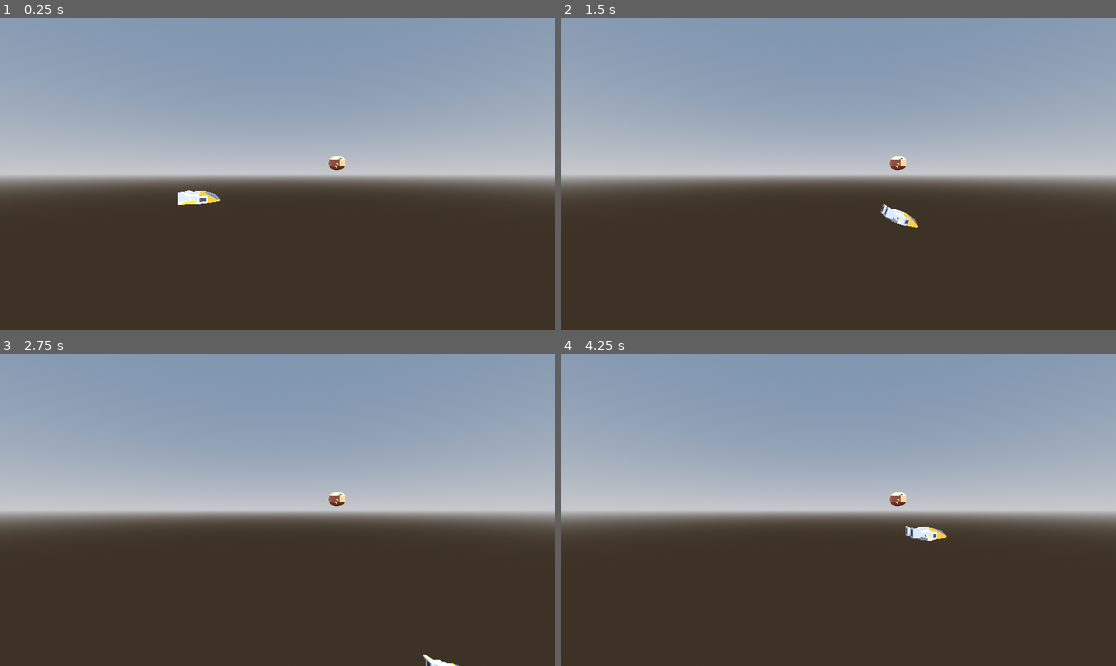
Above: before the commit, frames 1-4 (two rows, left to right).
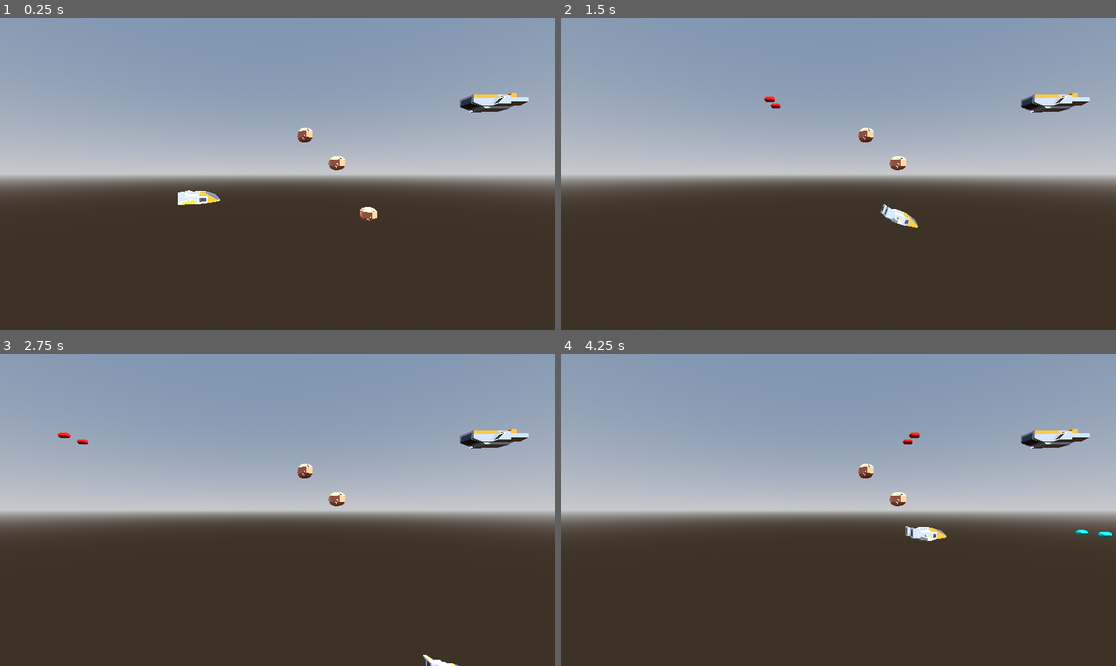
Above: after the commit, the same moments.

Repository: thomz2/smd-space-shooter
Game: Godot game, scene res://scenes/map/test_map.tscn
Same seed, same stepped clock (60 frames per second), same inputs: the game is played once before the commit and once after it. The project has no main scene, so this scene is started directly.
Inputs:
- Up to frame 1 (0.25 s): no input
- Up to frame 2 (1.5 s): tap Enter (ui_accept) at 0.5, 0.6, 0.77, 1.07, 1.35 s; hold Right (ui_right) 0.53-1.28 s; hold Down (ui_down) from 1.28 s (still down)
- Up to frame 3 (2.75 s): tap Enter (ui_accept) at 1.52, 1.82, 2.1 s; release Down (ui_down) at 2.03 s; hold Right (ui_right) from 2.03 s (still down)
- Up to frame 4 (4.25 s): release Right (ui_right) at 2.78 s; hold Up (ui_up) 2.78-3.53 s; tap Enter (ui_accept) at 2.85, 3.02, 3.32, 3.6, 3.77, 4.07 s; hold Left (ui_left) from 3.53 s (still down)

The runs differ from the first frame. In frame 1, 0.8% of the frame differs, in the area x 53-96%, y 24-66%; in frame 2, 0.7%; in frame 3, 0.7%; in frame 4, 0.8%, in the area x 53-100%, y 24-59%.

Commit message:
player and enemy bullets

Diff:
--- /dev/null
+++ b/scenes/enemies/enemy_ship.gd
@@ -0,0 +1,19 @@
+extends CombatCharacter3D
+
+
+
+@export var packed_bullet : PackedScene = preload("res://scenes/enemies/enemy_ship_bullet.tscn")
+
+
+
+func _ready() -> void:
+	pass
+	#super()
+	$ShootTimer.timeout.connect(self.shoot)
+
+
+func shoot():
+	var bullet : Bullet3D = packed_bullet.instantiate()
+	get_tree().current_scene.add_child(bullet)
+	bullet.global_position = self.global_position
+	bullet.global_rotation = self.global_rotation
--- /dev/null
+++ b/scenes/enemies/enemy_ship.tscn
@@ -0,0 +1,24 @@
+[gd_scene load_steps=4 format=3 uid="uid://bkudow7s0253u"]
+
+[ext_resource type="Script" path="res://scenes/enemies/enemy_ship.gd" id="1_edg3i"]
+[ext_resource type="ArrayMesh" uid="uid://b6rydhk2h8610" path="res://assets/kenney_spaceships/craft_cargoA.obj" id="2_tco0o"]
+
+[sub_resource type="BoxShape3D" id="BoxShape3D_p4dqk"]
+size = Vector3(1, 1, 2.55151)
+
+[node name="EnemyShip" type="CharacterBody3D"]
+collision_layer = 4
+collision_mask = 0
+script = ExtResource("1_edg3i")
+
+[node name="CollisionShape3D" type="CollisionShape3D" parent="."]
+transform = Transform3D(1, 0, 0, 0, 1, 0, 0, 0, 1, 0, 0, 0.069458)
+shape = SubResource("BoxShape3D_p4dqk")
+
+[node name="CraftCargoA" type="MeshInstance3D" parent="."]
+transform = Transform3D(-1, 0, -8.74228e-08, 0, 1, 0, 8.74228e-08, 0, -1, 0, -0.399677, 0)
+mesh = ExtResource("2_tco0o")
+
+[node name="ShootTimer" type="Timer" parent="."]
+process_callback = 0
+autostart = true
--- /dev/null
+++ b/scenes/enemies/enemy_ship_bullet.tscn
@@ -0,0 +1,36 @@
+[gd_scene load_steps=6 format=3 uid="uid://dmay2cms0qrdl"]
+
+[ext_resource type="Script" path="res://scripts/combat/bullet_3d.gd" id="1_vtwr2"]
+[ext_resource type="Script" path="res://scripts/combat/hitbox_3d.gd" id="2_6lfbu"]
+
+[sub_resource type="StandardMaterial3D" id="StandardMaterial3D_w2mdf"]
+albedo_color = Color(1, 0, 0, 1)
+
+[sub_resource type="CapsuleMesh" id="CapsuleMesh_c47hh"]
+material = SubResource("StandardMaterial3D_w2mdf")
+
+[sub_resource type="BoxShape3D" id="BoxShape3D_oxvkb"]
+size = Vector3(1.4, 0.4, 0.7)
+
+[node name="EnemyShipBullet" type="CharacterBody3D"]
+script = ExtResource("1_vtwr2")
+initial_speed = 30.0
+
+[node name="MeshInstance3D" type="MeshInstance3D" parent="."]
+transform = Transform3D(0.270507, 0, 0, 0, -1.18242e-08, 0.270507, 0, -0.270507, -1.18242e-08, 0.5, 0, 0)
+mesh = SubResource("CapsuleMesh_c47hh")
+
+[node name="MeshInstance3D2" type="MeshInstance3D" parent="."]
+transform = Transform3D(0.270507, 0, 0, 0, -1.18242e-08, 0.270507, 0, -0.270507, -1.18242e-08, -0.5, 0, 0)
+mesh = SubResource("CapsuleMesh_c47hh")
+
+[node name="Hitbox3D" type="Area3D" parent="."]
+collision_layer = 0
+collision_mask = 2
+monitorable = false
+script = ExtResource("2_6lfbu")
+target_type = 1
+destroy_after_collision = true
+
+[node name="CollisionShape3D" type="CollisionShape3D" parent="Hitbox3D"]
+shape = SubResource("BoxShape3D_oxvkb")
--- a/scenes/map/test_map.tscn
+++ b/scenes/map/test_map.tscn
@@ -1,7 +1,8 @@
-[gd_scene load_steps=6 format=3 uid="uid://b7s3q5f5vttjw"]
+[gd_scene load_steps=7 format=3 uid="uid://b7s3q5f5vttjw"]
 
 [ext_resource type="PackedScene" uid="uid://cvya6ox4fom6q" path="res://scenes/player/player.tscn" id="1_a8d83"]
 [ext_resource type="PackedScene" uid="uid://030jn1smum0a" path="res://scenes/enemies/asteroid.tscn" id="2_meryx"]
+[ext_resource type="PackedScene" uid="uid://bkudow7s0253u" path="res://scenes/enemies/enemy_ship.tscn" id="3_3o3x5"]
 
 [sub_resource type="ProceduralSkyMaterial" id="ProceduralSkyMaterial_knqax"]
 sky_horizon_color = Color(0.64625, 0.65575, 0.67075, 1)
@@ -31,3 +32,15 @@
 
 [node name="Asteroid" parent="." instance=ExtResource("2_meryx")]
 transform = Transform3D(1, 0, 0, 0, 1, 0, 0, 0, 1, 0.0325872, 1.85491, -7.34551)
+
+[node name="Asteroid2" parent="." instance=ExtResource("2_meryx")]
+transform = Transform3D(1, 0, 0, 0, 1, 0, 0, 0, 1, 0.0325872, 3.35366, -5.62803)
+
+[node name="Asteroid3" parent="." instance=ExtResource("2_meryx")]
+transform = Transform3D(1, 0, 0, 0, 1, 0, 0, 0, 1, 0.0325872, -0.905679, -9.04772)
+
+[node name="Asteroid4" parent="." instance=ExtResource("2_meryx")]
+transform = Transform3D(1, 0, 0, 0, 1, 0, 0, 0, 1, 0.0325872, -0.905679, -9.04772)
+
+[node name="EnemyShip" parent="." instance=ExtResource("3_3o3x5")]
+transform = Transform3D(-1, 0, -8.74228e-08, 0, 1, 0, 8.74228e-08, 0, -1, -0.0413089, 5.13603, -15.5821)
--- a/scenes/player/player.gd
+++ b/scenes/player/player.gd
@@ -8,7 +8,21 @@
 ## In spatial units per second squared.
 var accel : float = 50.0
 
+## What bullet to spawn when shoot button is pressed.
+@export var packed_bullet : PackedScene
+#TODO: move this to separate PlayerShooter node
+
+
 @onready var model = $Model
+
+
+
+
+func shoot_bullet() -> void:
+	var bullet : Bullet3D = packed_bullet.instantiate()
+	get_tree().current_scene.add_child(bullet)
+	bullet.global_position = self.global_position
+	bullet.global_rotation = self.global_rotation
 
 
 # called every physics frame
@@ -26,12 +40,15 @@
 	# rotation effect for the model
 	rotation_degrees.x = clamp(velocity.y * 2, -30, 30)
 
+	if Input.is_action_just_pressed("ui_accept"):
+		shoot_bullet()
+
 
 # replace normal behavior with custom animation
 func _kill():
 	# can't collide if dead
-	set.bindv(["collision_layer", 0]).call_deferred()
-	set.bindv(["collision_mask", 0]).call_deferred()
+	set_deferred("collision_layer", 0)
+	set_deferred("collision_mask", 0)
 
 	# death animation
 	var move_tween = create_tween().set_ease(Tween.EASE_IN).set_trans(Tween.TRANS_QUAD)
--- a/scenes/player/player.tscn
+++ b/scenes/player/player.tscn
@@ -1,7 +1,8 @@
-[gd_scene load_steps=4 format=3 uid="uid://cvya6ox4fom6q"]
+[gd_scene load_steps=5 format=3 uid="uid://cvya6ox4fom6q"]
 
 [ext_resource type="Script" path="res://scenes/player/player.gd" id="1_tl27y"]
 [ext_resource type="ArrayMesh" uid="uid://pou5tpidnnbv" path="res://assets/kenney_spaceships/craft_speederC.obj" id="2_bktko"]
+[ext_resource type="PackedScene" uid="uid://cq3pg2mk2yn72" path="res://scenes/player/player_bullet.tscn" id="2_odxub"]
 
 [sub_resource type="BoxShape3D" id="BoxShape3D_gsnyb"]
 size = Vector3(2.15039, 0.561646, 1.62308)
@@ -10,6 +11,7 @@
 collision_layer = 2
 collision_mask = 0
 script = ExtResource("1_tl27y")
+packed_bullet = ExtResource("2_odxub")
 health = 1.0
 
 [node name="Model" type="MeshInstance3D" parent="."]
--- /dev/null
+++ b/scenes/player/player_bullet.tscn
@@ -0,0 +1,35 @@
+[gd_scene load_steps=6 format=3 uid="uid://cq3pg2mk2yn72"]
+
+[ext_resource type="Script" path="res://scripts/combat/bullet_3d.gd" id="1_q1dvw"]
+[ext_resource type="Script" path="res://scripts/combat/hitbox_3d.gd" id="2_62po3"]
+
+[sub_resource type="StandardMaterial3D" id="StandardMaterial3D_xo56r"]
+albedo_color = Color(0, 1, 1, 1)
+
+[sub_resource type="CapsuleMesh" id="CapsuleMesh_8qqqo"]
+material = SubResource("StandardMaterial3D_xo56r")
+
+[sub_resource type="BoxShape3D" id="BoxShape3D_oxvkb"]
+size = Vector3(1.4, 0.4, 0.7)
+
+[node name="PlayerBullet" type="CharacterBody3D" node_paths=PackedStringArray("main_hitbox")]
+script = ExtResource("1_q1dvw")
+main_hitbox = NodePath("Hitbox3D")
+
+[node name="MeshInstance3D" type="MeshInstance3D" parent="."]
+transform = Transform3D(0.270507, 0, 0, 0, -1.18242e-08, 0.270507, 0, -0.270507, -1.18242e-08, 0.5, 0, 0)
+mesh = SubResource("CapsuleMesh_8qqqo")
+
+[node name="MeshInstance3D2" type="MeshInstance3D" parent="."]
+transform = Transform3D(0.270507, 0, 0, 0, -1.18242e-08, 0.270507, 0, -0.270507, -1.18242e-08, -0.5, 0, 0)
+mesh = SubResource("CapsuleMesh_8qqqo")
+
+[node name="Hitbox3D" type="Area3D" parent="."]
+collision_layer = 0
+collision_mask = 4
+monitorable = false
+script = ExtResource("2_62po3")
+destroy_after_collision = true
+
+[node name="CollisionShape3D" type="CollisionShape3D" parent="Hitbox3D"]
+shape = SubResource("BoxShape3D_oxvkb")
--- /dev/null
+++ b/scripts/combat/bullet_3d.gd
@@ -0,0 +1,49 @@
+class_name Bullet3D
+extends CharacterBody3D
+## A bullet that always flies forwards, towards negative Z.
+## It does not use any collisions.
+## To damage targets, add a child Hitbox3D.
+
+
+
+## The speed this bullet has when created (can be changed later)
+@export var initial_speed := 50.0
+var speed : float = 0.0
+
+## After this many seconds, run queue_free() on the bullet. Useful for despawning bullets with time.
+@export var lifespan : float = 10.0
+var lifetime : float = 0.0
+
+## For connecting signals automatically
+@export var main_hitbox : Hitbox3D = null
+
+
+
+
+## Runs when this bullet's hitbox collides with something. Override this if you want to play an animation when this is destroyed.
+func destroy() -> void:
+	queue_free()
+
+## Runs when this bullet's lifetime ends. Override this if you want to play an animation when it fizzles.
+func expire() -> void:
+	queue_free()
+
+
+func _ready() -> void:
+	set_deferred("collision_layer", 0)
+	set_deferred("collision_mask", 0)
+	speed = initial_speed
+	if main_hitbox:
+		main_hitbox.destroyed.connect(self.destroy)
+
+
+func _physics_process(delta: float) -> void:
+	velocity = get_global_forwards() * speed
+	move_and_slide()
+
+	lifetime += delta
+	if lifetime >= lifespan: expire() #don't play animation
+
+
+func get_global_forwards() -> Vector3:
+	return -global_basis.z
--- /dev/null
+++ b/scripts/combat/delete_timer.gd
@@ -0,0 +1,6 @@
+class_name DeleteTimer
+extends Timer
+
+
+#func _ready() -> void:
+	#auto
--- a/scripts/combat/hitbox_3d.gd
+++ b/scripts/combat/hitbox_3d.gd
@@ -4,6 +4,7 @@
 ## hitbox_3d.gd
 ## Detects when a CombatCharacter3D enters its bounds, and applies damage.
 
+signal destroyed
 
 enum TargetType { ENEMY, PLAYER, BOTH }
 
@@ -13,16 +14,16 @@
 @export var disabled : bool = false :
 	set(value): # custom setter
 		disabled = value
-		set.bindv(["monitoring", !disabled]).call_deferred()
-		monitoring = !disabled
-		monitorable = false # doesn't need to be detected by others
-		process_mode = PROCESS_MODE_DISABLED if disabled else PROCESS_MODE_INHERIT
+		#monitorable = false # doesn't need to be detected by others
+		set_deferred("monitoring", !disabled)
+		set_deferred("process_mode", PROCESS_MODE_DISABLED if disabled else PROCESS_MODE_INHERIT)
 
 ## What type of character this hitbox should hit and damage. Automatically sets collision masks.
 @export var target_type : TargetType = TargetType.ENEMY :
 	set(value):
 		target_type = value
-		collision_layer = 0 # we can't have any layers
+
+		collision_layer = 0
 		collision_mask = 0 # reset masks
 		match target_type:
 			TargetType.ENEMY:
@@ -46,6 +47,7 @@
 	# when added in the editor
 	if Engine.is_editor_hint():
 		monitorable = false
+		target_type = TargetType.ENEMY # run setter
 	# when created in the game
 	else:
 		body_entered.connect(_on_body_entered)
@@ -61,3 +63,4 @@
 		body.health -= damage
 		if destroy_after_collision and not Engine.is_editor_hint():
 			destroy()
+			destroyed.emit()
